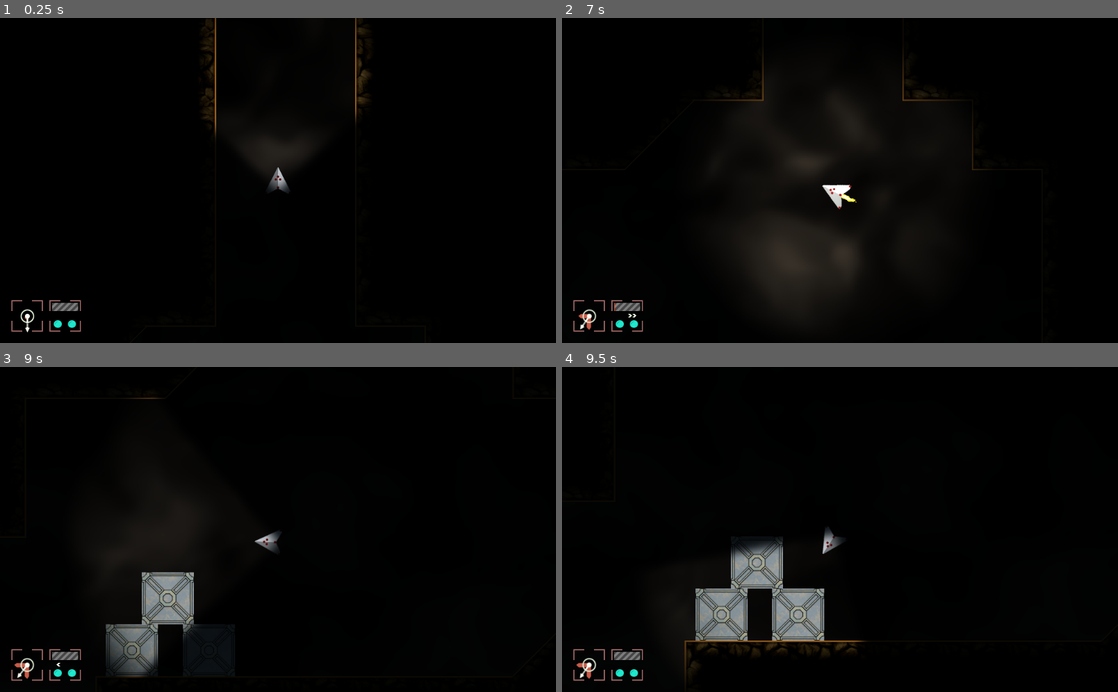
Above: before the commit, frames 1-4 (two rows, left to right).
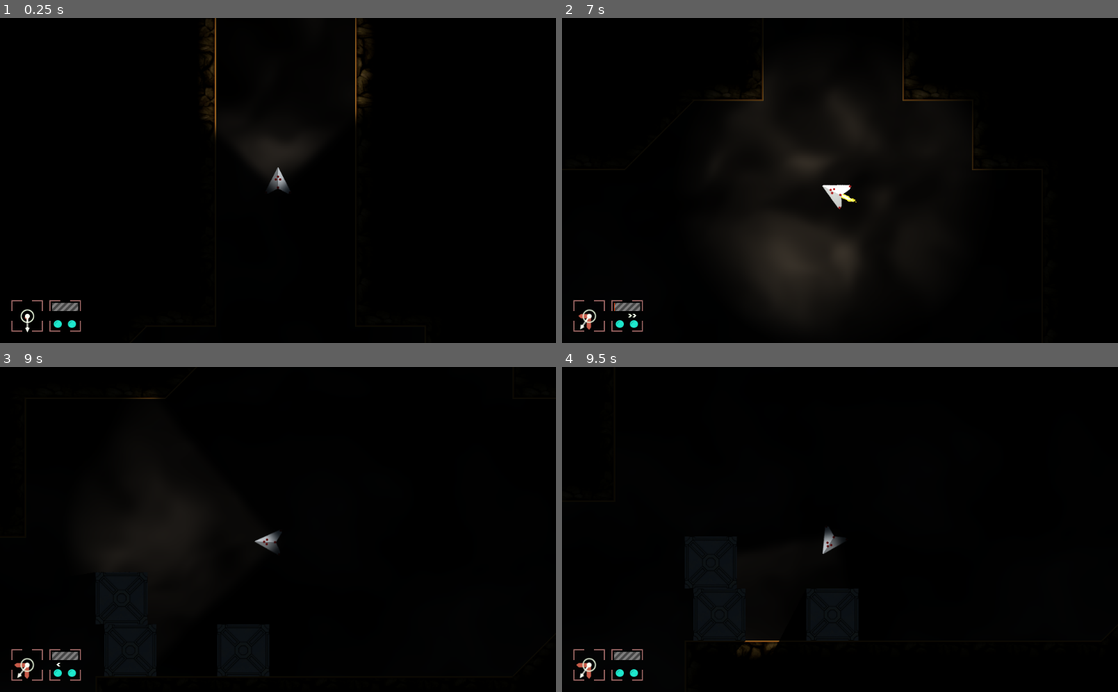
Above: after the commit, the same moments.

Repository: maximinus/scheme7
Game: Godot game, scene res://scenes/World.tscn
Two runs of this game, one before a commit and one after it. Both use one fixed random seed, a clock stepped at 60 frames per second and the inputs below.
Inputs:
- Up to frame 1 (0.25 s): no input
- Up to frame 2 (7 s): tap Enter at 0.5 s; hold D (RightTurn) 0.53-1.28 s; tap K (FullBeam) every 1.5 s from 0.6 to 6.6 s; hold A (LeftTurn) 1.28-2.03 s; tap L (Lights) every 1.5 s from 1.35 to 5.85 s; hold D (RightTurn) 2.03-2.78 s; hold W (Thrust) 2.78-3.53 s; hold A (LeftTurn) 3.53-5.78 s; tap Space at 4.25 s; hold D (RightTurn) 5.78-6.53 s; hold W (Thrust) from 6.53 s (still down)
- Up to frame 3 (9 s): release W (Thrust) at 7.28 s; hold D (RightTurn) 7.28-8.03 s; tap L (Lights) at 7.35, 8.85 s; hold A (LeftTurn) from 8.03 s (still down); tap K (FullBeam) at 8.1 s
- Up to frame 4 (9.5 s): keep holding A (LeftTurn)

Frames 1-2 are identical in both runs. In frame 3, 2.9% of the frame differs, in the area x 19-37%, y 63-96%; in frame 4, 4.7%, in the area x 22-55%, y 52-96%.

Commit message:
Added light occulsion

Diff:
--- /dev/null
+++ b/Scheme7/scenes/LevelObjects/Crate/Crate.tscn
@@ -0,0 +1,22 @@
+[gd_scene load_steps=4 format=2]
+
+[ext_resource path="res://gfx/sprites/crate.png" type="Texture" id=1]
+
+[sub_resource type="RectangleShape2D" id=1]
+extents = Vector2( 48, 48 )
+
+[sub_resource type="OccluderPolygon2D" id=2]
+polygon = PoolVector2Array( -48, -48, 48, -48, 48, 48, -48, 48 )
+
+[node name="Crate" type="Node2D"]
+
+[node name="RigidBody2D" type="RigidBody2D" parent="."]
+
+[node name="Sprite" type="Sprite" parent="RigidBody2D"]
+texture = ExtResource( 1 )
+
+[node name="CollisionShape2D" type="CollisionShape2D" parent="RigidBody2D"]
+shape = SubResource( 1 )
+
+[node name="LightOccluder2D" type="LightOccluder2D" parent="RigidBody2D"]
+occluder = SubResource( 2 )
--- a/Scheme7/scenes/Player/Player.tscn
+++ b/Scheme7/scenes/Player/Player.tscn
@@ -62,10 +62,14 @@
 [node name="LCNormal" type="Light2D" parent="."]
 visible = false
 texture = ExtResource( 7 )
+shadow_enabled = true
+shadow_color = Color( 0, 0, 0, 0.498039 )
 
 [node name="LHNormal" type="Light2D" parent="."]
 texture = ExtResource( 8 )
 offset = Vector2( 0, -180 )
+shadow_enabled = true
+shadow_color = Color( 0, 0, 0, 0.498039 )
 
 [node name="FlameLight" type="Light2D" parent="."]
 visible = false
--- a/Scheme7/scenes/World.tscn
+++ b/Scheme7/scenes/World.tscn
@@ -1,9 +1,9 @@
-[gd_scene load_steps=54 format=2]
+[gd_scene load_steps=32 format=2]
 
 [ext_resource path="res://scenes/PlayerUI/controls/force_dial/ForceDial.tscn" type="PackedScene" id=1]
 [ext_resource path="res://scenes/Player/Player.tscn" type="PackedScene" id=2]
 [ext_resource path="res://scenes/World.gd" type="Script" id=3]
-[ext_resource path="res://gfx/sprites/crate.png" type="Texture" id=5]
+[ext_resource path="res://scenes/LevelObjects/Crate/Crate.tscn" type="PackedScene" id=4]
 [ext_resource path="res://scenes/PlayerUI/controls/heat_dial/HeatDial.tscn" type="PackedScene" id=6]
 [ext_resource path="res://gfx/tiles/clean_tiles.png" type="Texture" id=7]
 
@@ -68,125 +68,65 @@
 as_normalmap = true
 bump_strength = 7.8
 
-[sub_resource type="OccluderPolygon2D" id=28]
-polygon = PoolVector2Array( 128, 64, 0, 64, 0, 0, 128, 0 )
-
 [sub_resource type="ConvexPolygonShape2D" id=4]
 points = PoolVector2Array( 128, 64, 0, 64, 0, 0, 128, 0 )
 
 [sub_resource type="ConvexPolygonShape2D" id=5]
 points = PoolVector2Array( 0, 64, 32, 64, 32, 64, 0, 64 )
 
-[sub_resource type="OccluderPolygon2D" id=29]
-polygon = PoolVector2Array( 64, 64, 0, 64, 0, 0, 64, 0 )
-
 [sub_resource type="ConvexPolygonShape2D" id=6]
 points = PoolVector2Array( 64, 64, 0, 64, 0, 0, 64, 0 )
-
-[sub_resource type="OccluderPolygon2D" id=30]
-polygon = PoolVector2Array( 128, 128, 0, 128, 0, 0, 128, 0 )
 
 [sub_resource type="ConvexPolygonShape2D" id=7]
 points = PoolVector2Array( 128, 128, 0, 128, 0, 0, 128, 0 )
 
-[sub_resource type="OccluderPolygon2D" id=31]
-polygon = PoolVector2Array( 128, 128, 0, 128, 0, 0, 128, 0 )
-
 [sub_resource type="ConvexPolygonShape2D" id=8]
 points = PoolVector2Array( 128, 128, 0, 128, 0, 0, 128, 0 )
 
-[sub_resource type="OccluderPolygon2D" id=32]
-polygon = PoolVector2Array( 128, 128, 0, 128, 0, 0, 128, 0 )
-
 [sub_resource type="ConvexPolygonShape2D" id=9]
 points = PoolVector2Array( 128, 128, 0, 128, 0, 0, 128, 0 )
 
-[sub_resource type="OccluderPolygon2D" id=33]
-polygon = PoolVector2Array( 128, 128, 0, 128, 0, 0, 128, 0 )
-
 [sub_resource type="ConvexPolygonShape2D" id=10]
 points = PoolVector2Array( 128, 128, 0, 128, 0, 0, 128, 0 )
 
-[sub_resource type="OccluderPolygon2D" id=34]
-polygon = PoolVector2Array( 0, 0, 0, 128, 128, 128 )
-
 [sub_resource type="ConvexPolygonShape2D" id=11]
 points = PoolVector2Array( 0, 0, 128, 128, 0, 128 )
 
-[sub_resource type="OccluderPolygon2D" id=35]
-polygon = PoolVector2Array( 0, 128, 0, 0, 128, 0 )
-
 [sub_resource type="ConvexPolygonShape2D" id=12]
 points = PoolVector2Array( 0, 128, 0, 0, 128, 0 )
 
-[sub_resource type="OccluderPolygon2D" id=36]
-polygon = PoolVector2Array( 0, 0, 128, 0, 128, 128 )
-
 [sub_resource type="ConvexPolygonShape2D" id=13]
 points = PoolVector2Array( 0, 0, 128, 0, 128, 128 )
 
-[sub_resource type="OccluderPolygon2D" id=37]
-polygon = PoolVector2Array( 0, 128, 128, 0, 128, 128 )
-
 [sub_resource type="ConvexPolygonShape2D" id=14]
 points = PoolVector2Array( 0, 128, 128, 0, 128, 128 )
 
-[sub_resource type="OccluderPolygon2D" id=38]
-polygon = PoolVector2Array( 64, 64, 0, 64, 0, 0, 64, 0 )
-
 [sub_resource type="ConvexPolygonShape2D" id=15]
 points = PoolVector2Array( 64, 64, 0, 64, 0, 0, 64, 0 )
-
-[sub_resource type="OccluderPolygon2D" id=39]
-polygon = PoolVector2Array( 64, 128, 0, 128, 0, 0, 64, 0 )
 
 [sub_resource type="ConvexPolygonShape2D" id=16]
 points = PoolVector2Array( 64, 128, 0, 128, 0, 0, 64, 0 )
 
-[sub_resource type="OccluderPolygon2D" id=40]
-polygon = PoolVector2Array( 128, 64, 0, 64, 0, 0, 128, 0 )
-
 [sub_resource type="ConvexPolygonShape2D" id=17]
 points = PoolVector2Array( 128, 64, 0, 64, 0, 0, 128, 0 )
 
-[sub_resource type="OccluderPolygon2D" id=41]
-polygon = PoolVector2Array( 64, 128, 0, 128, 0, 0, 64, 0 )
-
 [sub_resource type="ConvexPolygonShape2D" id=18]
 points = PoolVector2Array( 64, 128, 0, 128, 0, 0, 64, 0 )
 
-[sub_resource type="OccluderPolygon2D" id=42]
-polygon = PoolVector2Array( 64, 64, 0, 64, 0, 0, 64, 0 )
-
 [sub_resource type="ConvexPolygonShape2D" id=19]
 points = PoolVector2Array( 64, 64, 0, 64, 0, 0, 64, 0 )
 
-[sub_resource type="OccluderPolygon2D" id=43]
-polygon = PoolVector2Array( 64, 64, 0, 64, 0, 0, 64, 0 )
-
 [sub_resource type="ConvexPolygonShape2D" id=20]
 points = PoolVector2Array( 64, 64, 0, 64, 0, 0, 64, 0 )
 
-[sub_resource type="OccluderPolygon2D" id=44]
-polygon = PoolVector2Array( 64, 64, 0, 64, 0, 0, 64, 0 )
-
 [sub_resource type="ConvexPolygonShape2D" id=21]
 points = PoolVector2Array( 64, 64, 0, 64, 0, 0, 64, 0 )
 
-[sub_resource type="OccluderPolygon2D" id=45]
-polygon = PoolVector2Array( 64, 64, 0, 64, 0, 0, 64, 0 )
-
 [sub_resource type="ConvexPolygonShape2D" id=22]
 points = PoolVector2Array( 64, 64, 0, 64, 0, 0, 64, 0 )
 
-[sub_resource type="OccluderPolygon2D" id=46]
-polygon = PoolVector2Array( 64, 64, 0, 64, 0, 0, 64, 0 )
-
 [sub_resource type="ConvexPolygonShape2D" id=23]
 points = PoolVector2Array( 64, 64, 0, 64, 0, 0, 64, 0 )
-
-[sub_resource type="OccluderPolygon2D" id=47]
-polygon = PoolVector2Array( 64, 64, 0, 64, 0, 0, 64, 0 )
 
 [sub_resource type="ConvexPolygonShape2D" id=24]
 points = PoolVector2Array( 64, 64, 0, 64, 0, 0, 64, 0 )
@@ -199,7 +139,6 @@
 1/region = Rect2( 0, 64, 128, 64 )
 1/tile_mode = 0
 1/occluder_offset = Vector2( 0, 0 )
-1/occluder = SubResource( 28 )
 1/navigation_offset = Vector2( 0, 0 )
 1/shape_offset = Vector2( 0, 0 )
 1/shape_transform = Transform2D( 1, 0, 0, 1, 0, 0 )
@@ -227,7 +166,6 @@
 2/region = Rect2( 128, 0, 64, 128 )
 2/tile_mode = 0
 2/occluder_offset = Vector2( 0, 0 )
-2/occluder = SubResource( 39 )
 2/navigation_offset = Vector2( 0, 0 )
 2/shape_offset = Vector2( 0, 0 )
 2/shape_transform = Transform2D( 1, 0, 0, 1, 0, 0 )
@@ -249,7 +187,6 @@
 3/region = Rect2( 192, 0, 64, 128 )
 3/tile_mode = 0
 3/occluder_offset = Vector2( 0, 0 )
-3/occluder = SubResource( 41 )
 3/navigation_offset = Vector2( 0, 0 )
 3/shape_offset = Vector2( 0, 0 )
 3/shape_transform = Transform2D( 1, 0, 0, 1, 0, 0 )
@@ -271,7 +208,6 @@
 4/region = Rect2( 256, 0, 64, 64 )
 4/tile_mode = 0
 4/occluder_offset = Vector2( 0, 0 )
-4/occluder = SubResource( 42 )
 4/navigation_offset = Vector2( 0, 0 )
 4/shape_offset = Vector2( 0, 0 )
 4/shape_transform = Transform2D( 1, 0, 0, 1, 0, 0 )
@@ -293,7 +229,6 @@
 5/region = Rect2( 320, 0, 64, 64 )
 5/tile_mode = 0
 5/occluder_offset = Vector2( 0, 0 )
-5/occluder = SubResource( 43 )
 5/navigation_offset = Vector2( 0, 0 )
 5/shape_offset = Vector2( 0, 0 )
 5/shape_transform = Transform2D( 1, 0, 0, 1, 0, 0 )
@@ -315,7 +250,6 @@
 6/region = Rect2( 256, 64, 64, 64 )
 6/tile_mode = 0
 6/occluder_offset = Vector2( 0, 0 )
-6/occluder = SubResource( 44 )
 6/navigation_offset = Vector2( 0, 0 )
 6/shape_offset = Vector2( 0, 0 )
 6/shape_transform = Transform2D( 1, 0, 0, 1, 0, 0 )
@@ -337,7 +271,6 @@
 7/region = Rect2( 384, 0, 64, 64 )
 7/tile_mode = 0
 7/occluder_offset = Vector2( 0, 0 )
-7/occluder = SubResource( 45 )
 7/navigation_offset = Vector2( 0, 0 )
 7/shape_offset = Vector2( 0, 0 )
 7/shape_transform = Transform2D( 1, 0, 0, 1, 0, 0 )
@@ -359,7 +292,6 @@
 8/region = Rect2( 384, 64, 64, 64 )
 8/tile_mode = 0
 8/occluder_offset = Vector2( 0, 0 )
-8/occluder = SubResource( 46 )
 8/navigation_offset = Vector2( 0, 0 )
 8/shape_offset = Vector2( 0, 0 )
 8/shape_transform = Transform2D( 1, 0, 0, 1, 0, 0 )
@@ -381,7 +313,6 @@
 9/region = Rect2( 448, 0, 64, 64 )
 9/tile_mode = 0
 9/occluder_offset = Vector2( 0, 0 )
-9/occluder = SubResource( 47 )
 9/navigation_offset = Vector2( 0, 0 )
 9/shape_offset = Vector2( 0, 0 )
 9/shape_transform = Transform2D( 1, 0, 0, 1, 0, 0 )
@@ -403,7 +334,6 @@
 10/region = Rect2( 448, 64, 64, 64 )
 10/tile_mode = 0
 10/occluder_offset = Vector2( 0, 0 )
-10/occluder = SubResource( 29 )
 10/navigation_offset = Vector2( 0, 0 )
 10/shape_offset = Vector2( 0, 0 )
 10/shape_transform = Transform2D( 1, 0, 0, 1, 0, 0 )
@@ -425,7 +355,6 @@
 11/region = Rect2( 0, 128, 128, 128 )
 11/tile_mode = 0
 11/occluder_offset = Vector2( 0, 0 )
-11/occluder = SubResource( 30 )
 11/navigation_offset = Vector2( 0, 0 )
 11/shape_offset = Vector2( 0, 0 )
 11/shape_transform = Transform2D( 1, 0, 0, 1, 0, 0 )
@@ -447,7 +376,6 @@
 12/region = Rect2( 128, 128, 128, 128 )
 12/tile_mode = 0
 12/occluder_offset = Vector2( 0, 0 )
-12/occluder = SubResource( 31 )
 12/navigation_offset = Vector2( 0, 0 )
 12/shape_offset = Vector2( 0, 0 )
 12/shape_transform = Transform2D( 1, 0, 0, 1, 0, 0 )
@@ -469,7 +397,6 @@
 13/region = Rect2( 256, 128, 128, 128 )
 13/tile_mode = 0
 13/occluder_offset = Vector2( 0, 0 )
-13/occluder = SubResource( 32 )
 13/navigation_offset = Vector2( 0, 0 )
 13/shape_offset = Vector2( 0, 0 )
 13/shape_transform = Transform2D( 1, 0, 0, 1, 0, 0 )
@@ -491,7 +418,6 @@
 14/region = Rect2( 384, 128, 128, 128 )
 14/tile_mode = 0
 14/occluder_offset = Vector2( 0, 0 )
-14/occluder = SubResource( 33 )
 14/navigation_offset = Vector2( 0, 0 )
 14/shape_offset = Vector2( 0, 0 )
 14/shape_transform = Transform2D( 1, 0, 0, 1, 0, 0 )
@@ -513,7 +439,6 @@
 15/region = Rect2( 0, 256, 128, 128 )
 15/tile_mode = 0
 15/occluder_offset = Vector2( 0, 0 )
-15/occluder = SubResource( 34 )
 15/navigation_offset = Vector2( 0, 0 )
 15/shape_offset = Vector2( 0, 0 )
 15/shape_transform = Transform2D( 1, 0, 0, 1, 0, 0 )
@@ -535,7 +460,6 @@
 16/region = Rect2( 128, 256, 128, 128 )
 16/tile_mode = 0
 16/occluder_offset = Vector2( 0, 0 )
-16/occluder = SubResource( 35 )
 16/navigation_offset = Vector2( 0, 0 )
 16/shape_offset = Vector2( 0, 0 )
 16/shape_transform = Transform2D( 1, 0, 0, 1, 0, 0 )
@@ -557,7 +481,6 @@
 17/region = Rect2( 256, 256, 128, 128 )
 17/tile_mode = 0
 17/occluder_offset = Vector2( 0, 0 )
-17/occluder = SubResource( 36 )
 17/navigation_offset = Vector2( 0, 0 )
 17/shape_offset = Vector2( 0, 0 )
 17/shape_transform = Transform2D( 1, 0, 0, 1, 0, 0 )
@@ -579,7 +502,6 @@
 18/region = Rect2( 384, 256, 128, 128 )
 18/tile_mode = 0
 18/occluder_offset = Vector2( 0, 0 )
-18/occluder = SubResource( 37 )
 18/navigation_offset = Vector2( 0, 0 )
 18/shape_offset = Vector2( 0, 0 )
 18/shape_transform = Transform2D( 1, 0, 0, 1, 0, 0 )
@@ -601,7 +523,6 @@
 19/region = Rect2( 320, 64, 64, 64 )
 19/tile_mode = 0
 19/occluder_offset = Vector2( 0, 0 )
-19/occluder = SubResource( 38 )
 19/navigation_offset = Vector2( 0, 0 )
 19/shape_offset = Vector2( 0, 0 )
 19/shape_transform = Transform2D( 1, 0, 0, 1, 0, 0 )
@@ -623,7 +544,6 @@
 20/region = Rect2( 0, 0, 128, 64 )
 20/tile_mode = 0
 20/occluder_offset = Vector2( 0, 0 )
-20/occluder = SubResource( 40 )
 20/navigation_offset = Vector2( 0, 0 )
 20/shape_offset = Vector2( 0, 0 )
 20/shape_transform = Transform2D( 1, 0, 0, 1, 0, 0 )
@@ -639,14 +559,6 @@
 } ]
 20/z_index = 0
 
-[sub_resource type="RectangleShape2D" id=26]
-extents = Vector2( 48, 48 )
-
-[sub_resource type="PhysicsMaterial" id=27]
-friction = 0.5
-rough = true
-bounce = 0.5
-
 [node name="World" type="Node2D"]
 script = ExtResource( 3 )
 
@@ -677,42 +589,14 @@
 
 [node name="Crates" type="Node2D" parent="."]
 
-[node name="Crate" type="RigidBody2D" parent="Crates" groups=[
-"Bodies",
-]]
-position = Vector2( 67.5748, 1359.72 )
-mass = 10.0
-
-[node name="Sprite" type="Sprite" parent="Crates/Crate"]
-texture = ExtResource( 5 )
-
-[node name="CollisionShape2D" type="CollisionShape2D" parent="Crates/Crate"]
-shape = SubResource( 26 )
-
-[node name="Crate2" type="RigidBody2D" parent="Crates" groups=[
-"Bodies",
-]]
-position = Vector2( 208.853, 1359.72 )
-mass = 10.0
-physics_material_override = SubResource( 27 )
-
-[node name="Sprite" type="Sprite" parent="Crates/Crate2"]
-texture = ExtResource( 5 )
-
-[node name="CollisionShape2D" type="CollisionShape2D" parent="Crates/Crate2"]
-shape = SubResource( 26 )
-
-[node name="Crate3" type="RigidBody2D" parent="Crates" groups=[
-"Bodies",
-]]
-position = Vector2( 133.452, 1262.89 )
-mass = 10.0
-
-[node name="Sprite" type="Sprite" parent="Crates/Crate3"]
-texture = ExtResource( 5 )
-
-[node name="CollisionShape2D" type="CollisionShape2D" parent="Crates/Crate3"]
-shape = SubResource( 26 )
+[node name="Crate1" parent="Crates" instance=ExtResource( 4 )]
+position = Vector2( 64, 1360 )
+
+[node name="Crate2" parent="Crates" instance=ExtResource( 4 )]
+position = Vector2( 272, 1360 )
+
+[node name="Crate3" parent="Crates" instance=ExtResource( 4 )]
+position = Vector2( 48, 1264 )
 
 [node name="CanvasModulate" type="CanvasModulate" parent="."]
 color = Color( 0.0941176, 0.12549, 0.156863, 1 )
